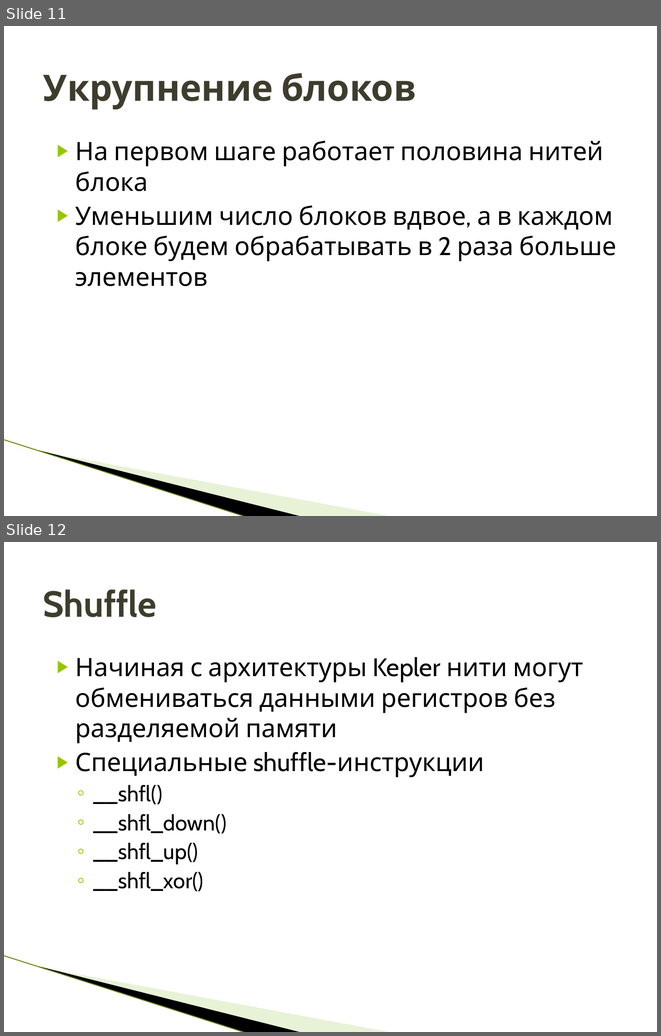
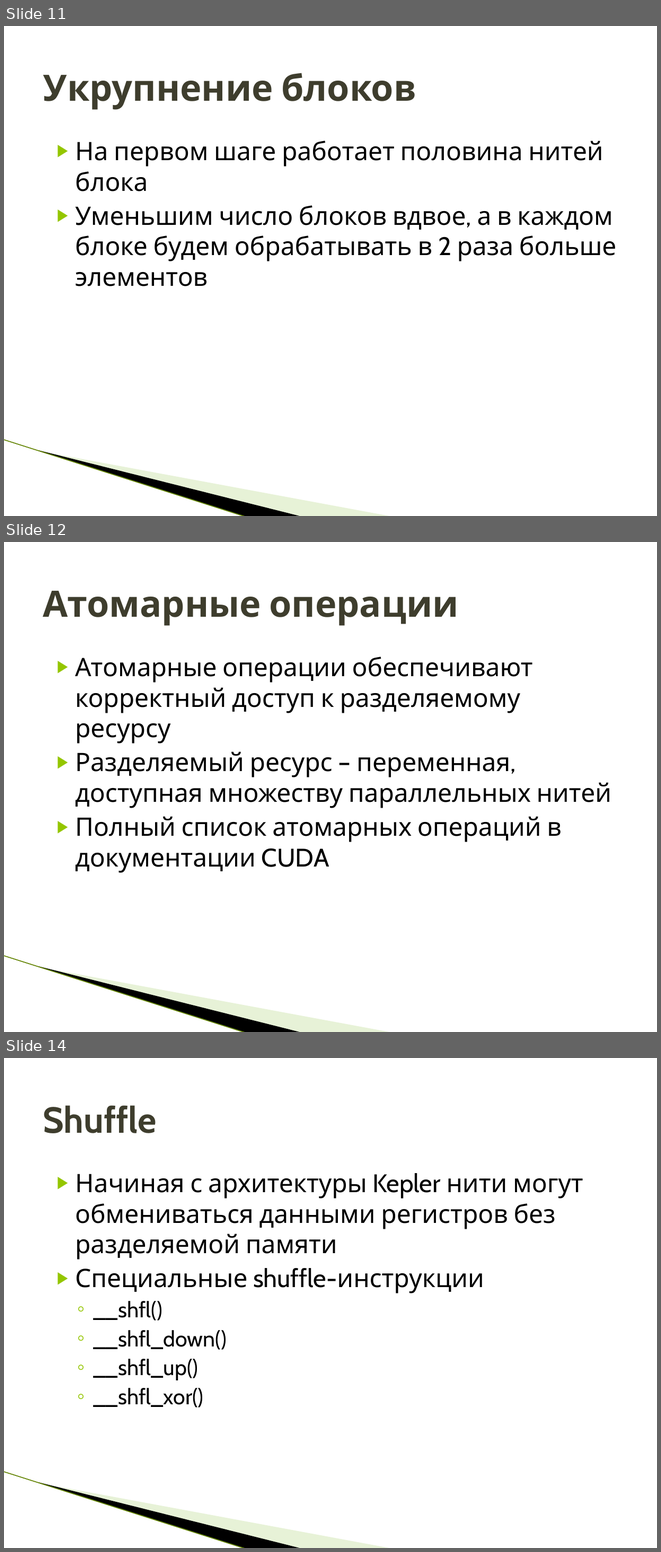
Before and after one commit to HPC-lab-ITIS/CUDA, a slide deck: materials/lec_3/lec_3.pptx. Shown one above the other, each under a label of ours: slides 11 and 12 before the commit, slides 11, 12 and 14 after it; the slides between them are not shown. The pictures are 661x1036 and 661x1552 pixels, drawn with LibreOffice and Linux fonts; fonts in the diff are those of the drawing; background and template pictures are left out. Boxes give left, top, right and bottom in pixels: in the first picture for what was removed or moved away, otherwise in the second. Text is boxed around its words. In the diff, an @@ line names an element or a change of style, - is before the commit and + after.

```diff
--- a/materials/lec_3/lec_3.pptx
+++ b/materials/lec_3/lec_3.pptx
@@ slide 12 added at [4, 542, 657, 1032], background #FFFFFF; not listed: 3 template elements that a slide beside it also shows @@
@@ title added at [43, 591, 458, 626], 40 pt, text #3E3D2D, bold @@
+Атомарные операции
@@ text added at [75, 656, 611, 873], 28 pt, text #000000 @@
+▶ Атомарные операции обеспечивают корректный доступ к разделяемому ресурсу
+▶ Разделяемый ресурс – переменная, доступная множеству параллельных нитей
+▶ Полный список атомарных операций в документации CUDA
@@ what was slide 12 is now slide 14 @@
```
Also in this commit, not shown: 5 other slides added.
